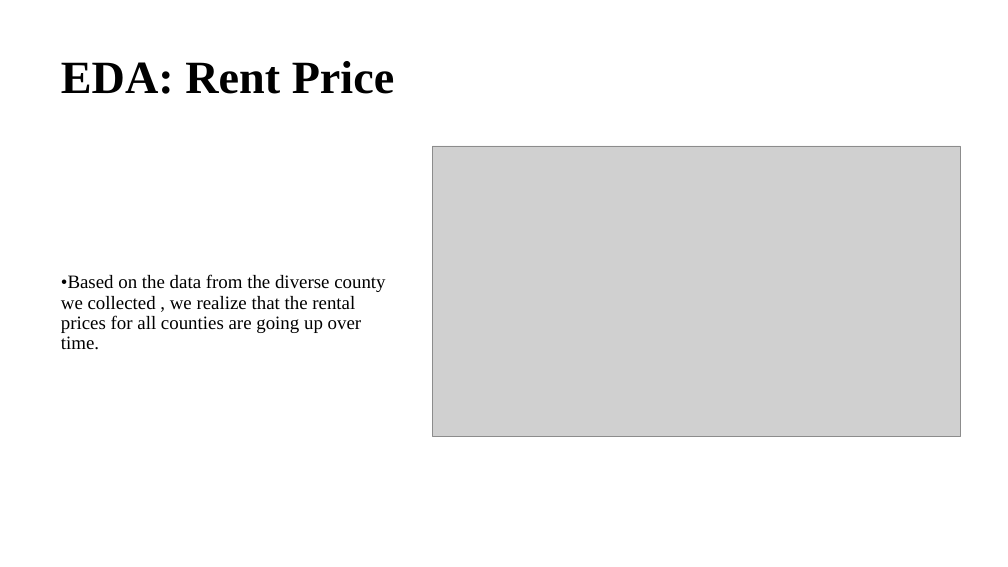
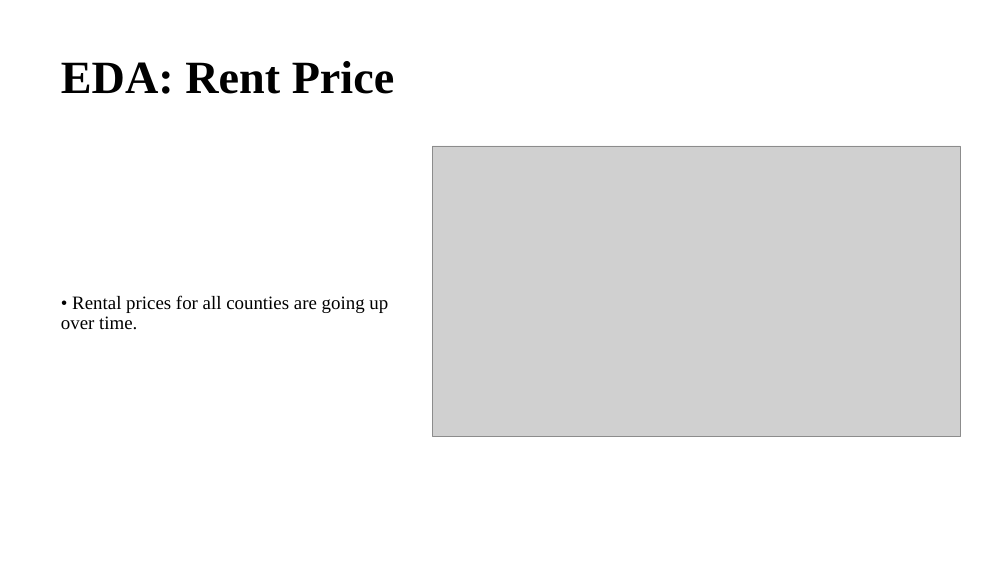
Before and after one commit to mirahmed07/DS_Masters_SPU, a slide deck: slide 13 of DS_670/Documents/DS_670_project_Mir_Madhrui_Kaushik_Leonsteen.pptx. Drawn at 1008x567 pixels with LibreOffice and Linux fonts; fonts in the diff are those of the drawing; grey boxes stand for pictures. Boxes give left, top, right and bottom in pixels: in the first picture for what was removed or moved away, otherwise in the second. Text is boxed around its words. In the diff, an @@ line names an element or a change of style, - is before the commit and + after.

```diff
--- a/DS_670/Documents/DS_670_project_Mir_Madhrui_Kaushik_Leonsteen.pptx
+++ b/DS_670/Documents/DS_670_project_Mir_Madhrui_Kaushik_Leonsteen.pptx
@@ text at [61, 295, 388, 330]: text changed @@
-•Based on the data from the diverse county we collected , we realize that the rental prices for all counties are going up over time.
+• Rental prices for all counties are going up over time.
```
Also in this commit, not shown: 6 other slides changed, 1 slide added.
